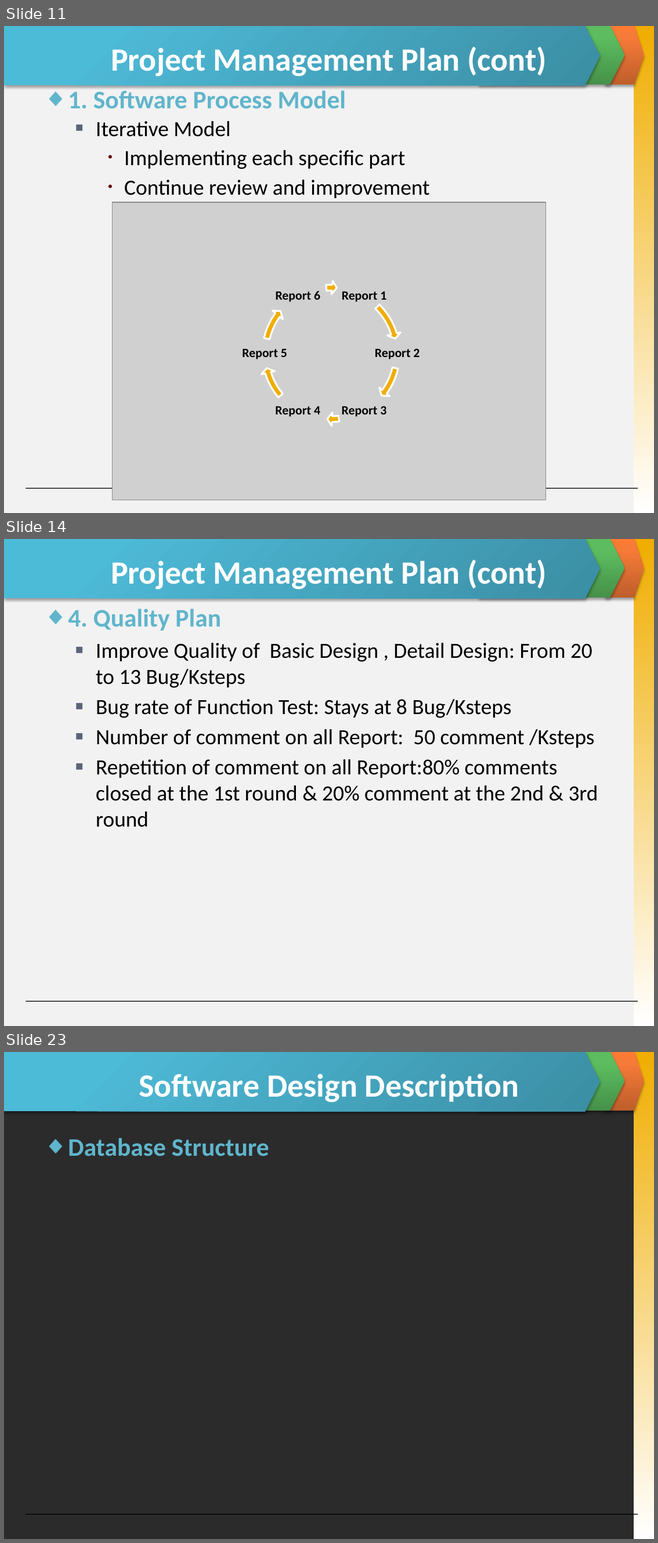
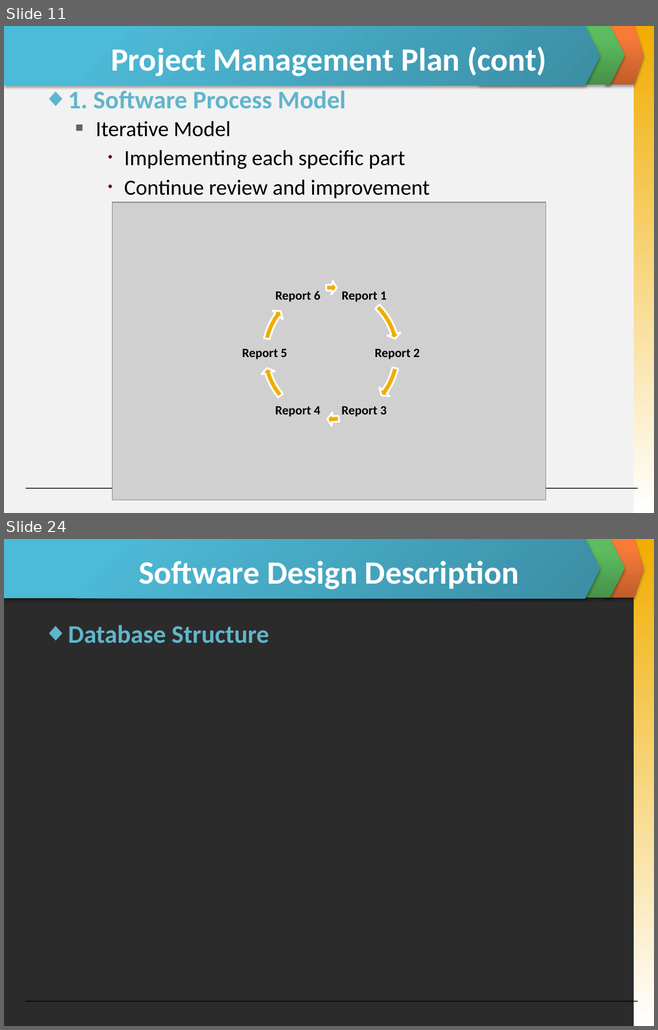
Before and after one commit to skyview059/e-learning-website, a slide deck: Document/Final report/Slide Present E-Learning.pptx. Shown one above the other, each under a label of ours: slides 11, 14 and 23 before the commit, slides 11 and 24 after it; the slides between them are not shown. The pictures are 658x1543 and 658x1030 pixels, drawn with LibreOffice and Linux fonts; fonts in the diff are those of the drawing; grey boxes stand for pictures; background and template pictures are left out; a plain dark background stands for a picture behind light text. Boxes give left, top, right and bottom in pixels: in the first picture for what was removed or moved away, otherwise in the second. Text is boxed around its words. In the diff, an @@ line names an element or a change of style, - is before the commit and + after.

```diff
--- a/Document/Final report/Slide Present E-Learning.pptx
+++ b/Document/Final report/Slide Present E-Learning.pptx
@@ slide 14 removed at [4, 539, 654, 1026], background #F2F2F2; not listed: 5 template elements that a slide beside it also shows @@
@@ title removed at [111, 559, 546, 589] @@
-Project Management Plan (cont)
@@ text removed at [68, 609, 598, 827] @@
-◆ 4. Quality Plan
-  ■ Improve Quality of Basic Design , Detail Design: From 20 to 13 Bug/Ksteps
-  ■ Bug rate of Function Test: Stays at 8 Bug/Ksteps
-  ■ Number of comment on all Report: 50 comment /Ksteps
-  ■ Repetition of comment on all Report:80% comments closed at the 1st round & 20% comment at the 2nd & 3rd round
@@ what was slide 23 is now slide 24 @@
```
Also in this commit, not shown: 11 slides changed, 4 slides added, 3 other slides removed, 2 other files.
